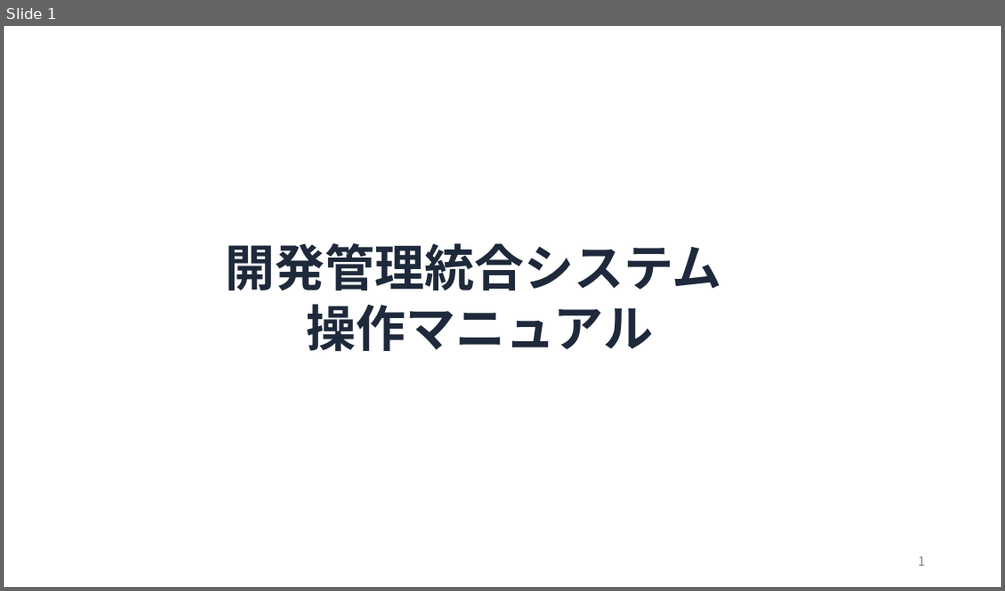
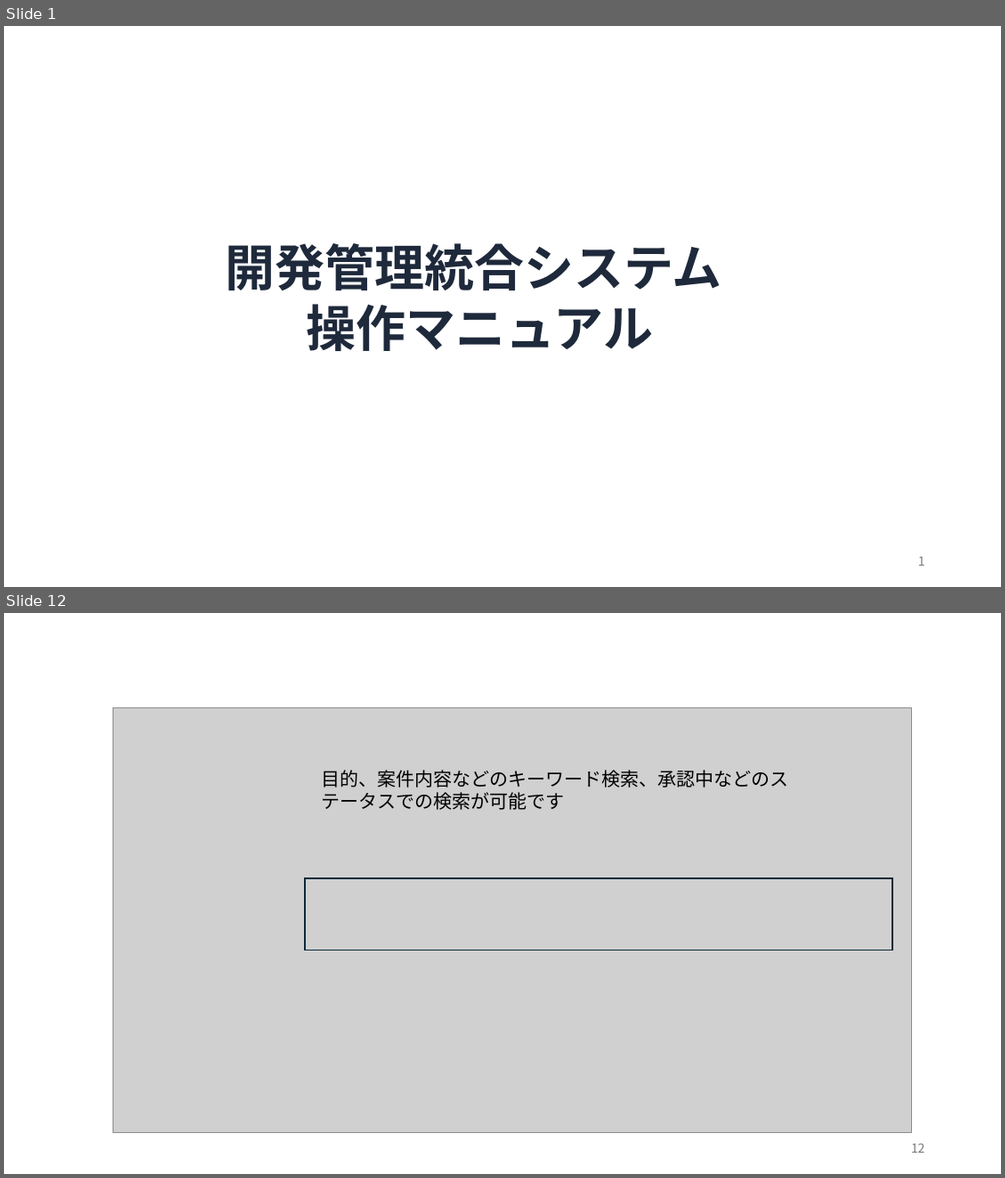
Before and after one commit to y-kagajapan/quest_1, a slide deck: doc/開発管理統合システム操作マニュアル.pptx. Shown one above the other, each under a label of ours: slide 1 before the commit, slides 1 and 12 after it; the slides between them are not shown. The pictures are 1005x591 and 1005x1178 pixels, drawn with LibreOffice and Linux fonts; fonts in the diff are those of the drawing; grey boxes stand for pictures; background and template pictures are left out. Boxes give left, top, right and bottom in pixels: in the first picture for what was removed or moved away, otherwise in the second. Text is boxed around its words. In the diff, an @@ line names an element or a change of style, - is before the commit and + after.

```diff
--- a/doc/開発管理統合システム操作マニュアル.pptx
+++ b/doc/開発管理統合システム操作マニュアル.pptx
@@ slide 12 added at (x1=4, y1=613, x2=1001, y2=1174), background #FFFFFF @@
@@ picture added at (x1=113, y1=708, x2=912, y2=1133) @@
@@ text added at (x1=321, y1=770, x2=788, y2=810), 18 pt, text #000000 @@
+目的、案件内容などのキーワード検索、承認中などのステータスでの検索が可能です
@@ rectangle added at (x1=305, y1=878, x2=892, y2=950), outline #092A39 1.5 pt @@
@@ page number added at (x1=911, y1=1143, x2=925, y2=1152), 12 pt, text #797979 @@
+12
```
Also in this commit, not shown: 3 slides changed, 38 other slides added, 8 slides removed.
